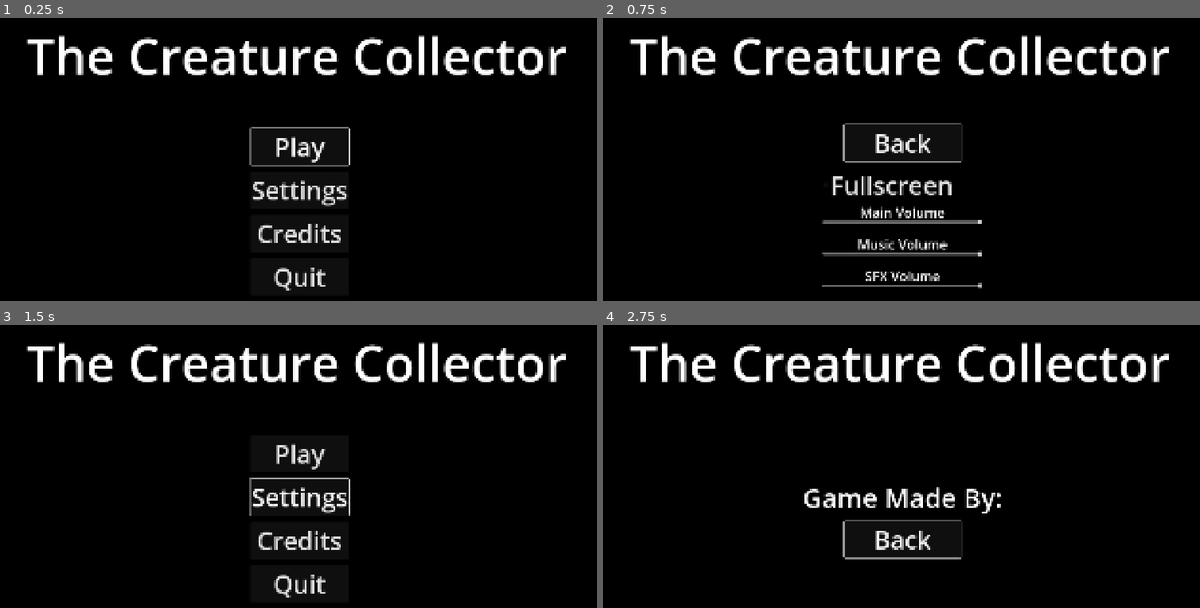
Above: before the commit, frames 1-4 (two rows, left to right).
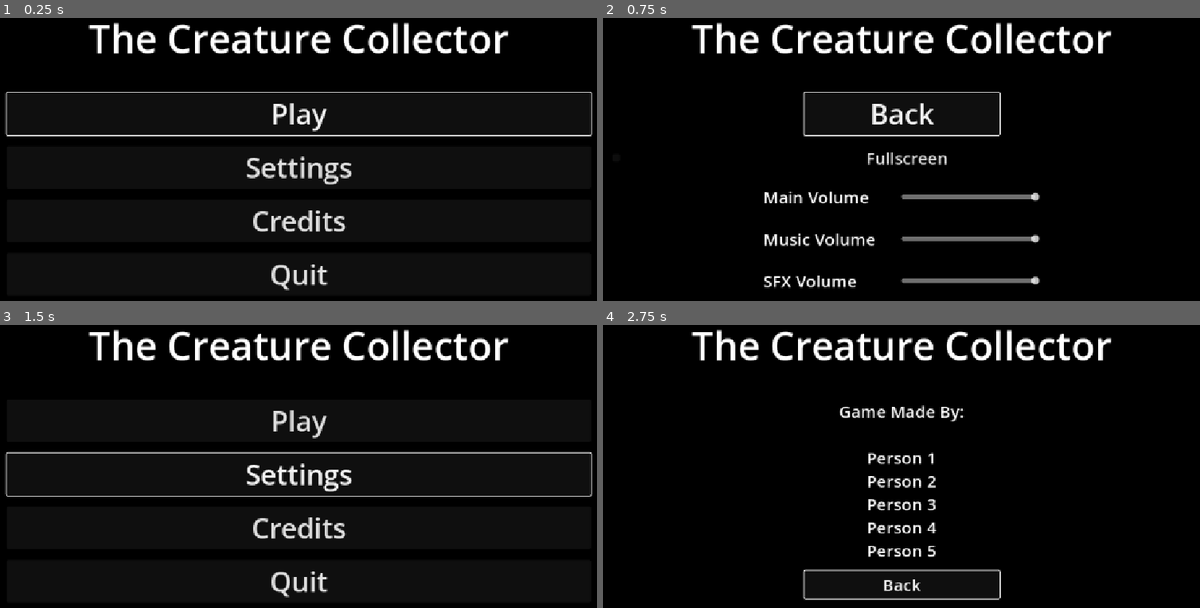
Above: after the commit, the same moments.

Repository: Game-Development-Club-at-UMD/Ludum-Dare-58
Game: Godot game, scene res://Main Menu/main_menu.tscn
The game is run twice, just before and just after one commit, with the same random seed, the same clock (stepped at 60 frames per second) and the same inputs.
Inputs:
- Up to frame 1 (0.25 s): no input
- Up to frame 2 (0.75 s): click "Settings" at 0.5 s
- Up to frame 3 (1.5 s): click "Back" at 1.25 s
- Up to frame 4 (2.75 s): click "Credits" at 2 s

The runs differ from the first frame. In frame 1, 11% of the frame differs, in the area x 0-100%, y 1-97%; in frame 2, 13%, in the area x 4-95%, y 1-96%; in frame 3, 11%; in frame 4, 10%.

Commit message:
Slight Optimizations

Diff:
--- a/ludum-dare-58/Main Menu/main_menu.gd
+++ b/ludum-dare-58/Main Menu/main_menu.gd
@@ -1,37 +1,52 @@
 extends Node2D
 
 
+@onready var sfx_volume: HSlider = $MarginContainer/VBoxContainer/SettingMenu/HBoxContainer3/SFXVolume
+@onready var music_volume: HSlider = $MarginContainer/VBoxContainer/SettingMenu/HBoxContainer2/MusicVolume
+@onready var main_volume: HSlider = $MarginContainer/VBoxContainer/SettingMenu/HBoxContainer/MainVolume
+@onready var play: Button = $MarginContainer/VBoxContainer/MainButtons/Play
+@onready var settings: Button = $MarginContainer/VBoxContainer/MainButtons/Settings
+@onready var credits: Button = $MarginContainer/VBoxContainer/MainButtons/Credits
+@onready var quit: Button = $MarginContainer/VBoxContainer/MainButtons/Quit
+@onready var fullscreen: CheckBox = $MarginContainer/VBoxContainer/SettingMenu/Fullscreen
+@onready var main_buttons: VBoxContainer = $MarginContainer/VBoxContainer/MainButtons
+@onready var setting_menu: VBoxContainer = $MarginContainer/VBoxContainer/SettingMenu
+@onready var back: Button = $MarginContainer/VBoxContainer/SettingMenu/Back
+@onready var credits_menu: VBoxContainer = $MarginContainer/VBoxContainer/CreditsMenu
+@onready var credits_back: Button = $MarginContainer/VBoxContainer/CreditsMenu/Back
+
+
 func _ready() -> void:
-	$CenterContainer/MainButtons/Play.grab_focus()
-	$CenterContainer/SettingMenu/Fullscreen.button_pressed = true if DisplayServer.window_get_mode() == DisplayServer.WINDOW_MODE_EXCLUSIVE_FULLSCREEN else false
-	$CenterContainer/SettingMenu/MainVolume.value = db_to_linear(AudioServer.get_bus_volume_db(AudioServer.get_bus_index("Master")))
-	$CenterContainer/SettingMenu/MusicVolume.value = db_to_linear(AudioServer.get_bus_volume_db(AudioServer.get_bus_index("MUSIC")))
-	$CenterContainer/SettingMenu/SFXVolume.value = db_to_linear(AudioServer.get_bus_volume_db(AudioServer.get_bus_index("SFX")))
+	play.grab_focus()
+	fullscreen.button_pressed = true if DisplayServer.window_get_mode() == DisplayServer.WINDOW_MODE_EXCLUSIVE_FULLSCREEN else false
+	main_volume.value = db_to_linear(AudioServer.get_bus_volume_db(AudioServer.get_bus_index("Master")))
+	music_volume.value = db_to_linear(AudioServer.get_bus_volume_db(AudioServer.get_bus_index("MUSIC")))
+	sfx_volume.value = db_to_linear(AudioServer.get_bus_volume_db(AudioServer.get_bus_index("SFX")))
 
 func _on_play_pressed() -> void:
 	print("change scene")
 
 func _on_settings_pressed() -> void:
-	$CenterContainer/MainButtons.visible = false
-	$CenterContainer/SettingMenu.visible = true
-	$CenterContainer/SettingMenu/Back.grab_focus()
+	main_buttons.visible = false
+	setting_menu.visible = true
+	back.grab_focus()
 
 func _on_credits_pressed() -> void:
-	$CenterContainer/MainButtons.visible = false
-	$CenterContainer/CreditsMenu.visible = true
-	$CenterContainer/CreditsMenu/Back.grab_focus()
+	main_buttons.visible = false
+	credits_menu.visible = true
+	credits_back.grab_focus()
 
 func _on_quit_pressed() -> void:
 	get_tree().quit()
 
 func _on_back_pressed() -> void:
-	$CenterContainer/MainButtons.visible = true
-	if $CenterContainer/SettingMenu.visible:
-		$CenterContainer/SettingMenu.visible = false
-		$CenterContainer/MainButtons/Settings.grab_focus()
-	if $CenterContainer/CreditsMenu.visible:
-		$CenterContainer/CreditsMenu.visible = false
-		$CenterContainer/MainButtons/Credits.grab_focus()
+	main_buttons.visible = true
+	if setting_menu.visible:
+		setting_menu.visible = false
+		settings.grab_focus()
+	if credits_menu.visible:
+		credits_menu.visible = false
+		credits.grab_focus()
 
 
 func _on_fullscreen_toggled(toggled_on: bool) -> void:
--- a/ludum-dare-58/Main Menu/main_menu.tscn
+++ b/ludum-dare-58/Main Menu/main_menu.tscn
@@ -1,156 +1,178 @@
-[gd_scene load_steps=4 format=3 uid="uid://thtjuhs0ipk8"]
+[gd_scene load_steps=3 format=3 uid="uid://thtjuhs0ipk8"]
 
 [ext_resource type="Script" uid="uid://deq27ctbeiesq" path="res://Main Menu/main_menu.gd" id="1_vccqd"]
 
 [sub_resource type="LabelSettings" id="LabelSettings_pqn6e"]
-font_size = 150
+font_size = 70
 outline_size = 10
 outline_color = Color(0, 0, 0, 1)
-
-[sub_resource type="Theme" id="Theme_vccqd"]
 
 [node name="MainMenu" type="Node2D"]
 script = ExtResource("1_vccqd")
 
-[node name="Title" type="Label" parent="."]
-offset_right = 1920.0
-offset_bottom = 500.0
+[node name="MarginContainer" type="MarginContainer" parent="."]
+offset_left = 51.0
+offset_top = 71.0
+offset_right = 1108.0
+offset_bottom = 621.0
+size_flags_horizontal = 3
+size_flags_vertical = 3
+
+[node name="VBoxContainer" type="VBoxContainer" parent="MarginContainer"]
+layout_mode = 2
+theme_override_constants/separation = 50
+
+[node name="Title" type="Label" parent="MarginContainer/VBoxContainer"]
+layout_mode = 2
 text = "The Creature Collector"
 label_settings = SubResource("LabelSettings_pqn6e")
 horizontal_alignment = 1
 vertical_alignment = 1
 
-[node name="CenterContainer" type="CenterContainer" parent="."]
-offset_left = 8.0
-offset_top = 432.0
-offset_right = 1928.0
-offset_bottom = 1012.0
-theme = SubResource("Theme_vccqd")
-
-[node name="MainButtons" type="VBoxContainer" parent="CenterContainer"]
+[node name="MainButtons" type="VBoxContainer" parent="MarginContainer/VBoxContainer"]
 layout_mode = 2
 theme_override_constants/separation = 20
 
-[node name="Play" type="Button" parent="CenterContainer/MainButtons"]
+[node name="Play" type="Button" parent="MarginContainer/VBoxContainer/MainButtons"]
 layout_mode = 2
-theme_override_font_sizes/font_size = 75
+size_flags_vertical = 3
+theme_override_font_sizes/font_size = 50
 text = "Play"
 
-[node name="Settings" type="Button" parent="CenterContainer/MainButtons"]
+[node name="Settings" type="Button" parent="MarginContainer/VBoxContainer/MainButtons"]
 layout_mode = 2
-theme_override_font_sizes/font_size = 75
+size_flags_vertical = 3
+theme_override_font_sizes/font_size = 50
 text = "Settings"
 
-[node name="Credits" type="Button" parent="CenterContainer/MainButtons"]
+[node name="Credits" type="Button" parent="MarginContainer/VBoxContainer/MainButtons"]
 layout_mode = 2
-theme_override_font_sizes/font_size = 75
+size_flags_vertical = 3
+theme_override_font_sizes/font_size = 50
 text = "Credits"
 
-[node name="Quit" type="Button" parent="CenterContainer/MainButtons"]
+[node name="Quit" type="Button" parent="MarginContainer/VBoxContainer/MainButtons"]
 layout_mode = 2
-theme_override_font_sizes/font_size = 75
+size_flags_vertical = 3
+theme_override_font_sizes/font_size = 50
 text = "Quit"
 
-[node name="SettingMenu" type="VBoxContainer" parent="CenterContainer"]
+[node name="SettingMenu" type="VBoxContainer" parent="MarginContainer/VBoxContainer"]
 visible = false
 layout_mode = 2
 theme_override_constants/separation = 16
 
-[node name="Back" type="Button" parent="CenterContainer/SettingMenu"]
+[node name="Back" type="Button" parent="MarginContainer/VBoxContainer/SettingMenu"]
 custom_minimum_size = Vector2(353, 0)
 layout_mode = 2
 size_flags_horizontal = 4
-theme_override_font_sizes/font_size = 75
+theme_override_font_sizes/font_size = 50
 text = "Back"
 
-[node name="Fullscreen" type="CheckBox" parent="CenterContainer/SettingMenu"]
+[node name="Fullscreen" type="CheckBox" parent="MarginContainer/VBoxContainer/SettingMenu"]
 layout_mode = 2
-theme_override_font_sizes/font_size = 75
+theme_override_font_sizes/font_size = 30
 text = "Fullscreen"
+alignment = 1
 
-[node name="MainVolume" type="HSlider" parent="CenterContainer/SettingMenu"]
-custom_minimum_size = Vector2(484, 80)
+[node name="HBoxContainer" type="HBoxContainer" parent="MarginContainer/VBoxContainer/SettingMenu"]
+custom_minimum_size = Vector2(500, 0)
 layout_mode = 2
+size_flags_horizontal = 4
+theme_override_constants/separation = 28
+
+[node name="Label" type="Label" parent="MarginContainer/VBoxContainer/SettingMenu/HBoxContainer"]
+layout_mode = 2
+theme_override_font_sizes/font_size = 30
+text = "Main Volume"
+
+[node name="MainVolume" type="HSlider" parent="MarginContainer/VBoxContainer/SettingMenu/HBoxContainer"]
+custom_minimum_size = Vector2(250, 60)
+layout_mode = 2
+size_flags_horizontal = 10
 max_value = 1.0
 step = 0.001
 
-[node name="Label" type="Label" parent="CenterContainer/SettingMenu/MainVolume"]
-custom_minimum_size = Vector2(484, 55)
-layout_mode = 0
-offset_top = -16.0
-offset_right = 484.0
-offset_bottom = 39.0
-theme_override_font_sizes/font_size = 40
-text = "Main Volume"
-horizontal_alignment = 1
+[node name="HBoxContainer2" type="HBoxContainer" parent="MarginContainer/VBoxContainer/SettingMenu"]
+custom_minimum_size = Vector2(500, 0)
+layout_mode = 2
+size_flags_horizontal = 4
+theme_override_constants/separation = 28
 
-[node name="MusicVolume" type="HSlider" parent="CenterContainer/SettingMenu"]
-custom_minimum_size = Vector2(484, 80)
+[node name="Label" type="Label" parent="MarginContainer/VBoxContainer/SettingMenu/HBoxContainer2"]
 layout_mode = 2
+theme_override_font_sizes/font_size = 30
+text = "Music Volume"
+
+[node name="MusicVolume" type="HSlider" parent="MarginContainer/VBoxContainer/SettingMenu/HBoxContainer2"]
+custom_minimum_size = Vector2(250, 60)
+layout_mode = 2
+size_flags_horizontal = 10
+size_flags_vertical = 3
 max_value = 1.0
 step = 0.001
 
-[node name="Label" type="Label" parent="CenterContainer/SettingMenu/MusicVolume"]
-custom_minimum_size = Vector2(484, 55)
-layout_mode = 0
-offset_top = -16.0
-offset_right = 484.0
-offset_bottom = 39.0
-theme_override_font_sizes/font_size = 40
-text = "Music Volume"
-horizontal_alignment = 1
+[node name="HBoxContainer3" type="HBoxContainer" parent="MarginContainer/VBoxContainer/SettingMenu"]
+custom_minimum_size = Vector2(500, 0)
+layout_mode = 2
+size_flags_horizontal = 4
+theme_override_constants/separation = 28
 
-[node name="SFXVolume" type="HSlider" parent="CenterContainer/SettingMenu"]
-custom_minimum_size = Vector2(484, 80)
+[node name="Label" type="Label" parent="MarginContainer/VBoxContainer/SettingMenu/HBoxContainer3"]
 layout_mode = 2
+theme_override_font_sizes/font_size = 30
+text = "SFX Volume"
+
+[node name="SFXVolume" type="HSlider" parent="MarginContainer/VBoxContainer/SettingMenu/HBoxContainer3"]
+custom_minimum_size = Vector2(250, 60)
+layout_mode = 2
+size_flags_horizontal = 10
+size_flags_vertical = 3
 max_value = 1.0
 step = 0.001
 
-[node name="Label" type="Label" parent="CenterContainer/SettingMenu/SFXVolume"]
-custom_minimum_size = Vector2(484, 55)
-layout_mode = 0
-offset_top = -16.0
-offset_right = 484.0
-offset_bottom = 39.0
-theme_override_font_sizes/font_size = 40
-text = "SFX Volume"
-horizontal_alignment = 1
-
-[node name="CreditsMenu" type="VBoxContainer" parent="CenterContainer"]
+[node name="CreditsMenu" type="VBoxContainer" parent="MarginContainer/VBoxContainer"]
 visible = false
 layout_mode = 2
 theme_override_constants/separation = 16
 
-[node name="Label" type="Label" parent="CenterContainer/CreditsMenu"]
-custom_minimum_size = Vector2(1000, 0)
+[node name="Label" type="RichTextLabel" parent="MarginContainer/VBoxContainer/CreditsMenu"]
 layout_mode = 2
-theme_override_font_sizes/font_size = 80
-text = "Game Made By:"
+size_flags_vertical = 3
+theme_override_font_sizes/normal_font_size = 30
+text = "Game Made By:
+
+Person 1
+Person 2
+Person 3
+Person 4
+Person 5"
+fit_content = true
 horizontal_alignment = 1
 
-[node name="Back" type="Button" parent="CenterContainer/CreditsMenu"]
+[node name="Back" type="Button" parent="MarginContainer/VBoxContainer/CreditsMenu"]
 custom_minimum_size = Vector2(353, 0)
 layout_mode = 2
 size_flags_horizontal = 4
-theme_override_font_sizes/font_size = 75
+theme_override_font_sizes/font_size = 30
 text = "Back"
 
 [node name="ColorRect" type="ColorRect" parent="."]
 z_index = -5
 offset_left = -64.0
 offset_top = -51.0
-offset_right = 2020.0
-offset_bottom = 1216.0
+offset_right = 1201.0
+offset_bottom = 692.0
 mouse_filter = 2
 color = Color(0, 0, 0, 1)
 
-[connection signal="pressed" from="CenterContainer/MainButtons/Play" to="." method="_on_play_pressed"]
-[connection signal="pressed" from="CenterContainer/MainButtons/Settings" to="." method="_on_settings_pressed"]
-[connection signal="pressed" from="CenterContainer/MainButtons/Credits" to="." method="_on_credits_pressed"]
-[connection signal="pressed" from="CenterContainer/MainButtons/Quit" to="." method="_on_quit_pressed"]
-[connection signal="pressed" from="CenterContainer/SettingMenu/Back" to="." method="_on_back_pressed"]
-[connection signal="toggled" from="CenterContainer/SettingMenu/Fullscreen" to="." method="_on_fullscreen_toggled"]
-[connection signal="value_changed" from="CenterContainer/SettingMenu/MainVolume" to="." method="_on_main_volume_value_changed"]
-[connection signal="value_changed" from="CenterContainer/SettingMenu/MusicVolume" to="." method="_on_music_volume_value_changed"]
-[connection signal="value_changed" from="CenterContainer/SettingMenu/SFXVolume" to="." method="_on_sfx_volume_value_changed"]
-[connection signal="pressed" from="CenterContainer/CreditsMenu/Back" to="." method="_on_back_pressed"]
+[connection signal="pressed" from="MarginContainer/VBoxContainer/MainButtons/Play" to="." method="_on_play_pressed"]
+[connection signal="pressed" from="MarginContainer/VBoxContainer/MainButtons/Settings" to="." method="_on_settings_pressed"]
+[connection signal="pressed" from="MarginContainer/VBoxContainer/MainButtons/Credits" to="." method="_on_credits_pressed"]
+[connection signal="pressed" from="MarginContainer/VBoxContainer/MainButtons/Quit" to="." method="_on_quit_pressed"]
+[connection signal="pressed" from="MarginContainer/VBoxContainer/SettingMenu/Back" to="." method="_on_back_pressed"]
+[connection signal="toggled" from="MarginContainer/VBoxContainer/SettingMenu/Fullscreen" to="." method="_on_fullscreen_toggled"]
+[connection signal="value_changed" from="MarginContainer/VBoxContainer/SettingMenu/HBoxContainer/MainVolume" to="." method="_on_main_volume_value_changed"]
+[connection signal="value_changed" from="MarginContainer/VBoxContainer/SettingMenu/HBoxContainer2/MusicVolume" to="." method="_on_music_volume_value_changed"]
+[connection signal="value_changed" from="MarginContainer/VBoxContainer/SettingMenu/HBoxContainer3/SFXVolume" to="." method="_on_sfx_volume_value_changed"]
+[connection signal="pressed" from="MarginContainer/VBoxContainer/CreditsMenu/Back" to="." method="_on_back_pressed"]
--- a/ludum-dare-58/project.godot
+++ b/ludum-dare-58/project.godot
@@ -21,8 +21,6 @@
 
 [display]
 
-window/size/viewport_width=1920
-window/size/viewport_height=1080
 window/stretch/mode="canvas_items"
 
 [file_customization]
